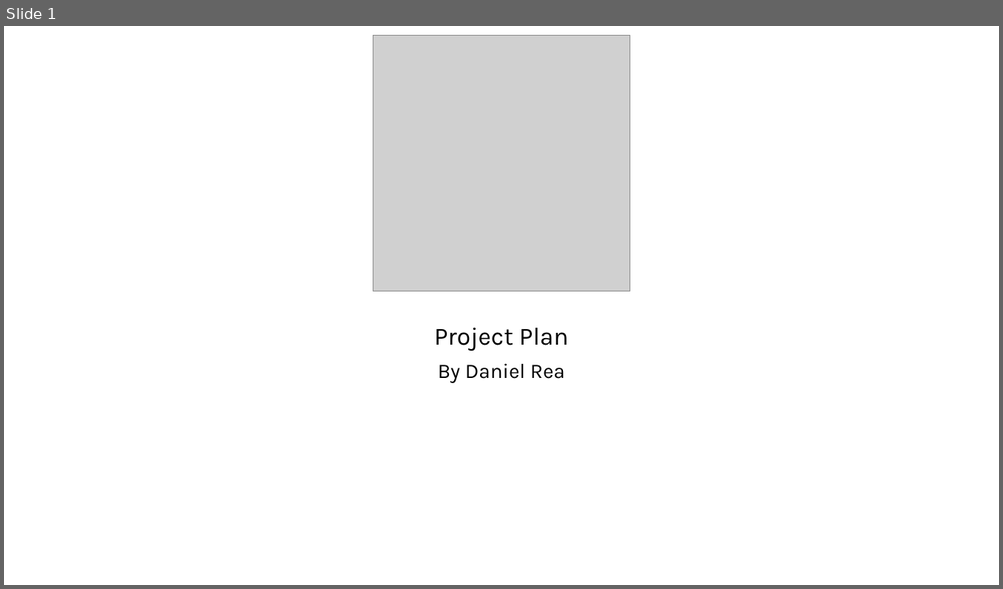
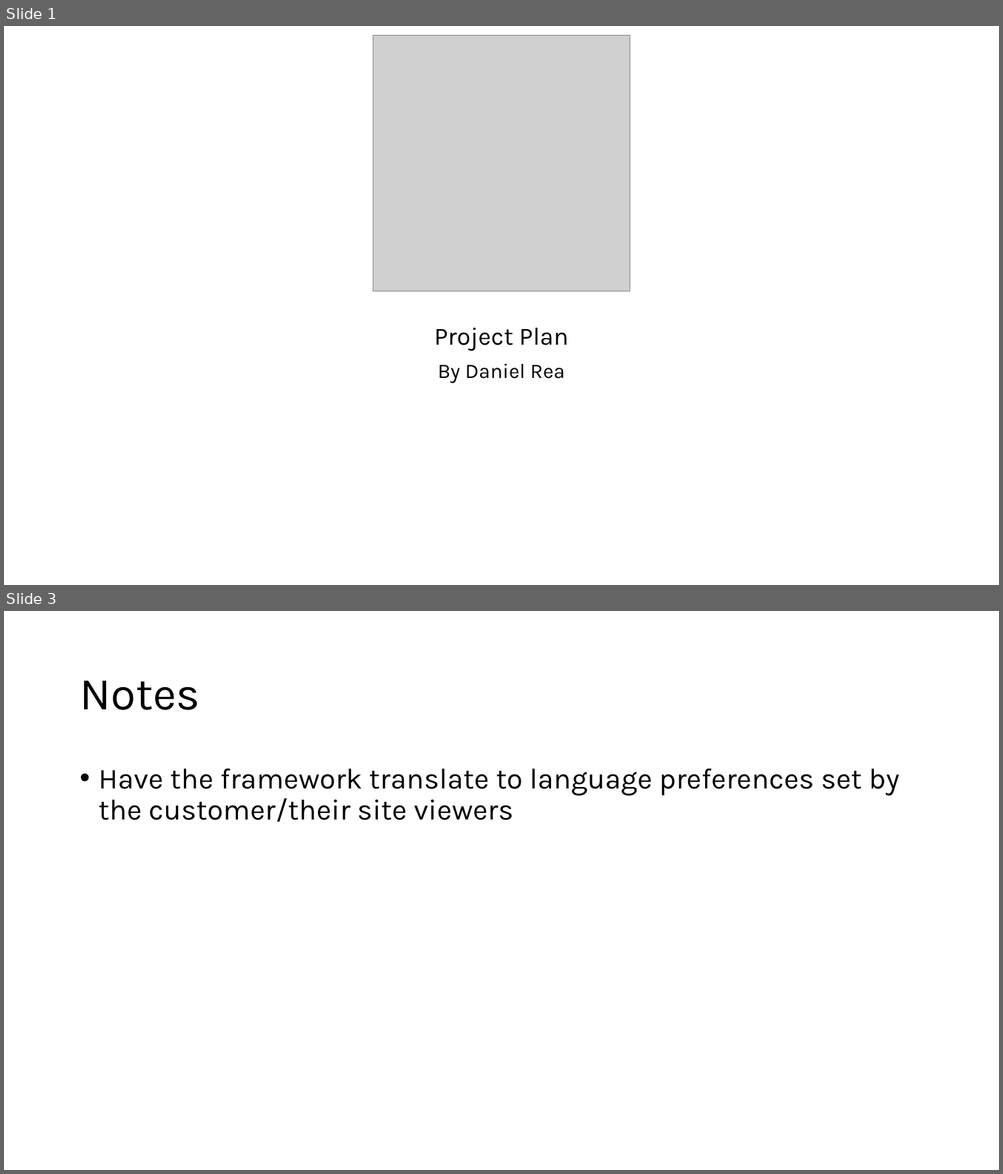
Before and after one commit to Gurnski/Arc, a slide deck: Project Plan.pptx. Shown one above the other, each under a label of ours: slide 1 before the commit, slides 1 and 3 after it; the slides between them are not shown. The pictures are 1003x589 and 1003x1174 pixels, drawn with LibreOffice and Linux fonts; fonts in the diff are those of the drawing; grey boxes stand for pictures. Boxes give left, top, right and bottom in pixels: in the first picture for what was removed or moved away, otherwise in the second. Text is boxed around its words. In the diff, an @@ line names an element or a change of style, - is before the commit and + after.

```diff
--- a/Project Plan.pptx
+++ b/Project Plan.pptx
@@ slide 3 added at <box>4,611,999,1170</box>, background #FFFFFF @@
@@ title added at <box>79,681,200,710</box>, 44 pt, text #000000 @@
+Notes
@@ text added at <box>99,769,899,822</box>, 28 pt, text #000000 @@
+• Have the framework translate to language preferences set by the customer/their site viewers
```
Also in this commit, not shown: 1 slide changed.
